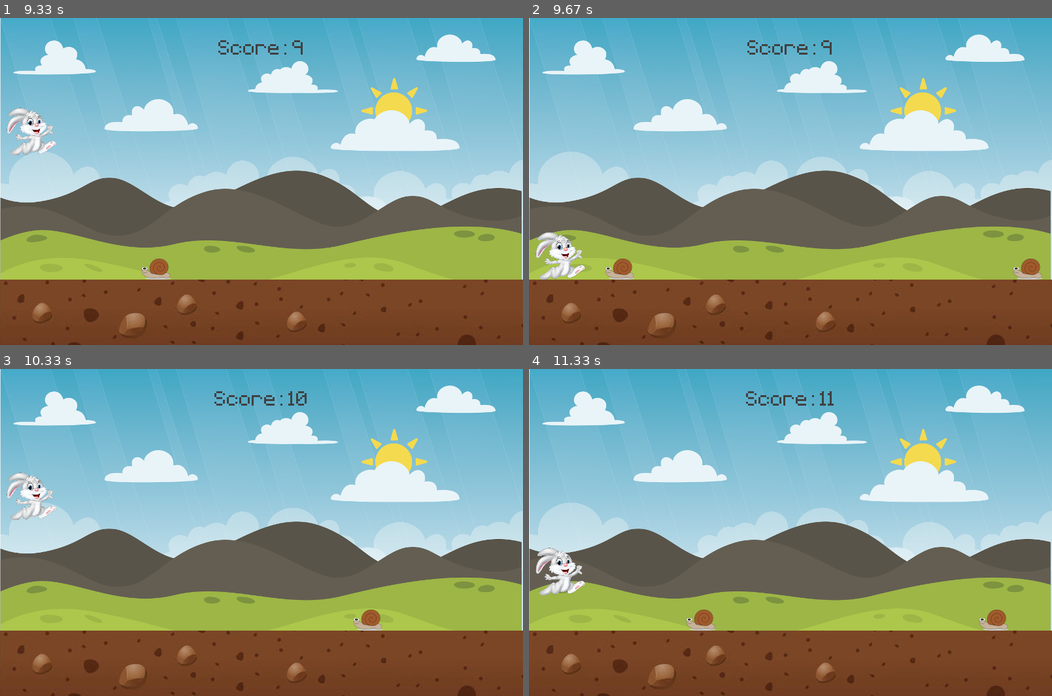
Above: before the commit, frames 1-4 (two rows, left to right).
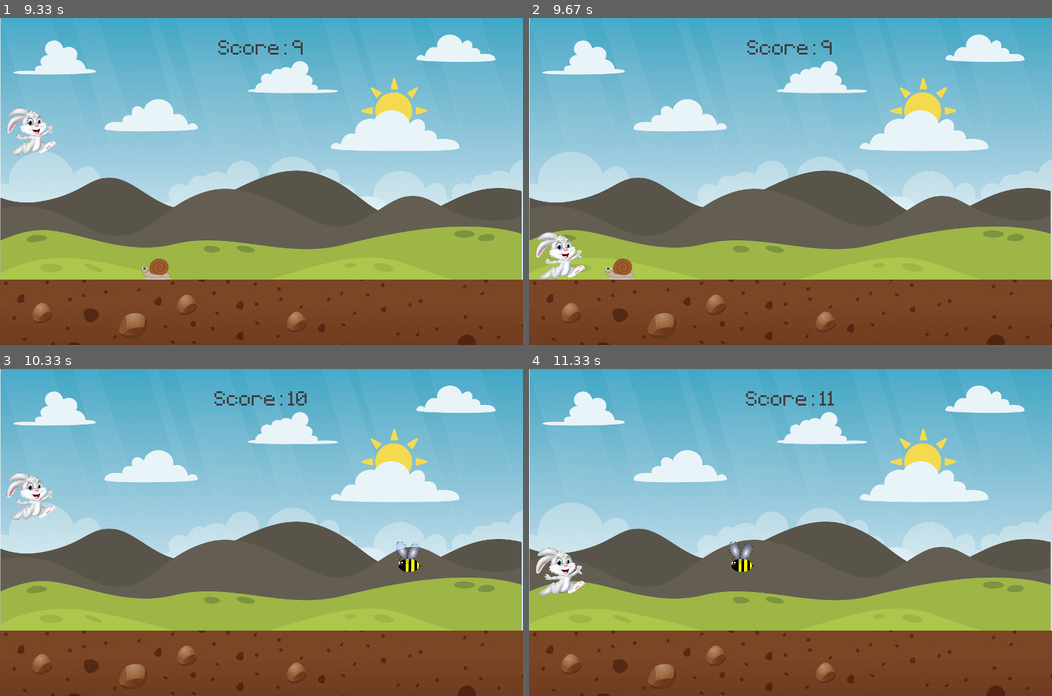
Above: after the commit, the same moments.

Repository: mkassy/pygame-intro
Game: pygame game, started from intro.py
Same seed, same stepped clock (60 frames per second), same inputs: the game is played once before the commit and once after it.
Inputs (mouse positions are in pixels of both pictures, inside the frame that each line leads up to):
- Up to frame 1 (9.33 s): tap Space at 0.33, 2, 2.4, 2.7, 3.23, 3.53, 4.3, 5.07, 5.47, 5.77, 6.53, 6.83, 7.37, 7.67, 8.2, 8.5, 8.7, 9 s; click (31, 256) at 0.72 s; move the mouse to (104, 302) at 6.97 s; click (104, 302) at 7.02 s
- Up to frame 2 (9.67 s): tap Space at 9.6 s
- Up to frame 3 (10.33 s): tap Space at 9.9 s
- Up to frame 4 (11.33 s): tap Space at 10.43, 10.73 s

Frame 1 is identical in both runs. In frame 2, 0.3% of the frame differs, in the area x 92-99%, y 73-80%; in frame 3, 0.5%; in frame 4, 0.8%, in the area x 30-92%, y 52-80%.

Commit message:
Added a new obstacle (bee).

Diff:
--- a/intro.py
+++ b/intro.py
@@ -14,7 +14,8 @@
         for obstacle_rect in obstacle_list:
             obstacle_rect.x -= 5
 
-            screen.blit(snail_surf,obstacle_rect)
+            if obstacle_rect.bottom == 400: screen.blit(snail_surf,obstacle_rect)
+            else: screen.blit(bee_surf,obstacle_rect)
 
         obstacle_list = [obstacle for obstacle in obstacle_list if obstacle.x > -100]
 
@@ -41,7 +42,8 @@
 
 # Obstacles
 snail_surf = pygame.image.load('graphics/snail.png').convert_alpha()
-snail_rect = snail_surf.get_rect(bottomright = (800,400))
+bee_surf = pygame.image.load('graphics/angry_bee.png').convert_alpha()
+bee_surf = pygame.transform.rotozoom(bee_surf,0,0.1)
 
 obstacle_rect_list = []
 
@@ -88,12 +90,14 @@
         else:
             if event.type == pygame.KEYDOWN and event.key == pygame.K_SPACE:
                 game_active = True
-                snail_rect.left = 800
                 player_rect.right = 0
                 start_time = int(pygame.time.get_ticks() / 1000)
 
         if event.type == obstacle_timer and game_active:
-            obstacle_rect_list.append(snail_surf.get_rect(bottomright = (randint(800,1200),400)))
+            if randint(0,2):
+                obstacle_rect_list.append(snail_surf.get_rect(bottomright = (randint(800,1200),400)))
+            else:
+                obstacle_rect_list.append(bee_surf.get_rect(bottomright = (randint(800,1200),310)))
 
     if game_active:
         # draw all our elements
@@ -124,8 +128,8 @@
         obstacle_rect_list = obstacle_movement(obstacle_rect_list)
 
         # collision
-        if snail_rect.colliderect(player_rect):
-            game_active = False
+        # if snail_rect.colliderect(player_rect):
+        #     game_active = False
     else:
         screen.fill((94,129,162))
         screen.blit(player_stand,player_stand_rect)
@@ -150,3 +154,6 @@
 
 
 # Bunny Image Source: https://www.pngitem.com/middle/ohxhiT_rabbit-cartoon-png-bunny-cartoon-png-transparent-png/
+# Bee Image Source: https://www.pngitem.com/middle/JTTTJb_bee-555px-bumble-bee-animation-hd-png-download/
+# Bee Image Source: https://www.pngitem.com/middle/hmRwhRi_teaching-and-learning-resources-honey-bee-animated-png/
+# Bee Image Source: https://www.pngitem.com/middle/JTThii_cute-bee-png-cute-bee-clipart-transparent-png/
Binary file added: graphics/PngItem_1079421.png
Binary file added: graphics/PngItem_5168660.png
Binary file added: graphics/angry_bee.png
Not shown, changed: .DS_Store
Not shown, changed: graphics/.DS_Store
